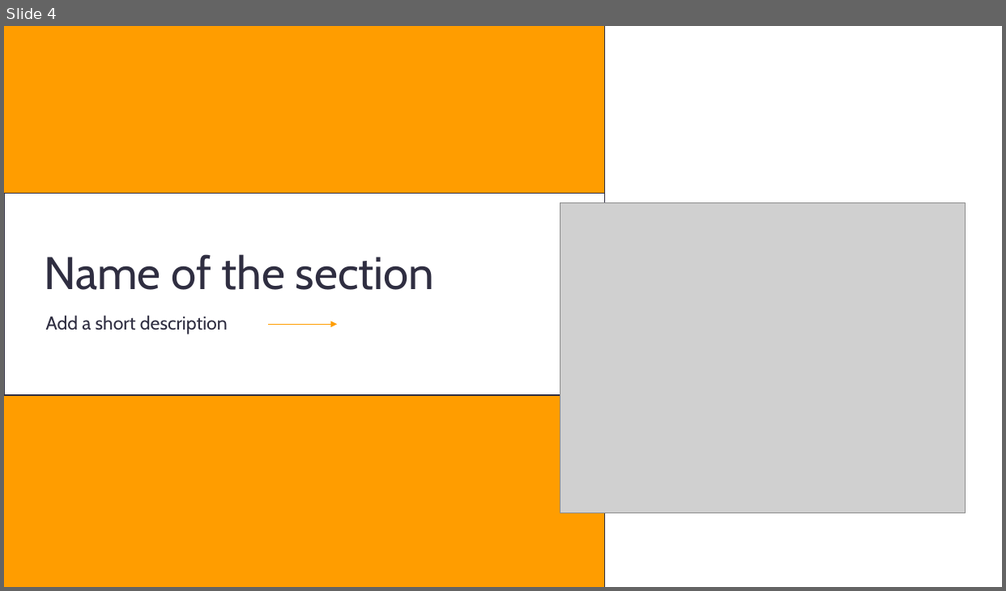
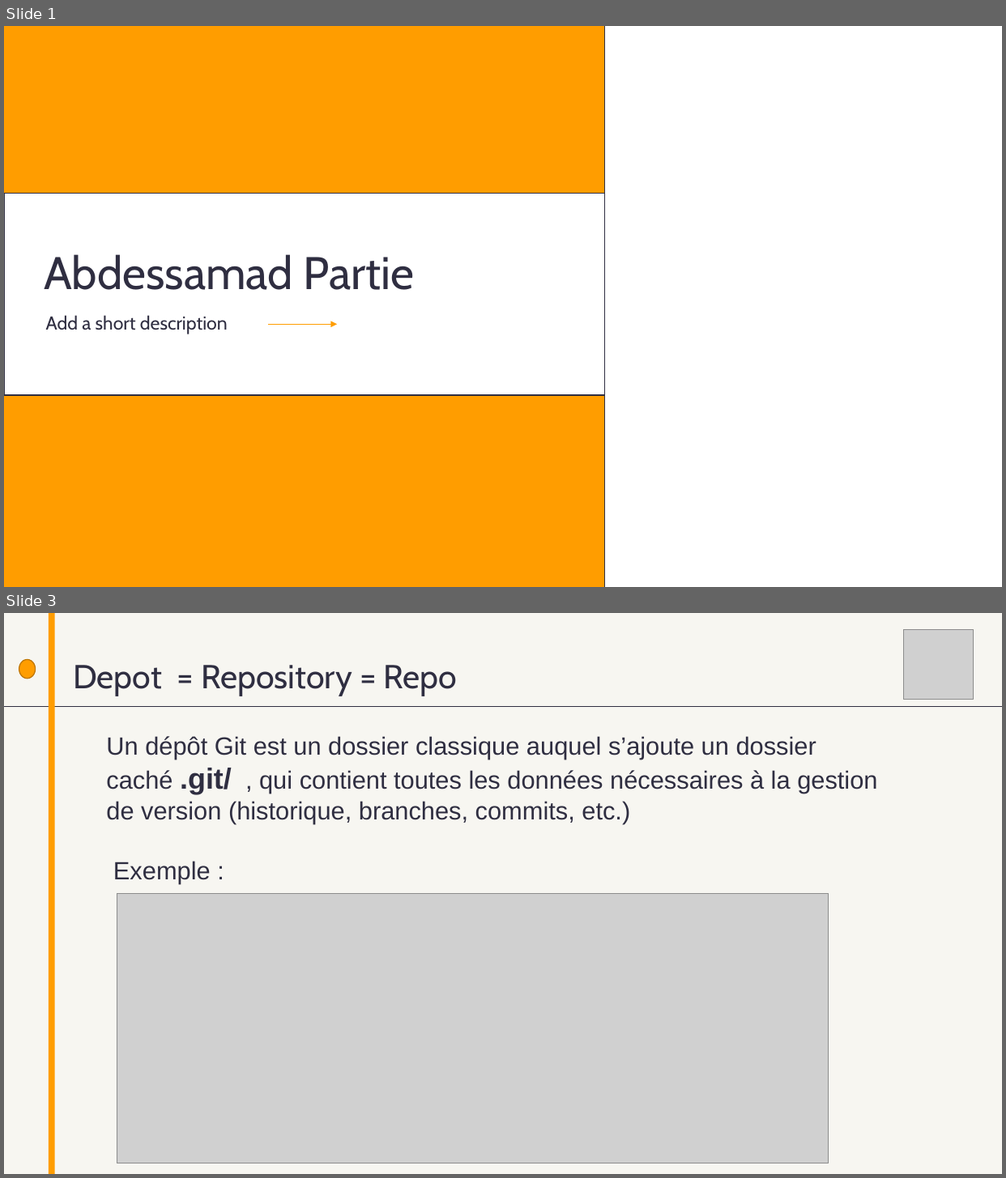
Before and after one commit to AbdessamadAbdaoui/Presentation_Git, a slide deck: presentation_Git.pptx. Shown one above the other, each under a label of ours: slide 4 before the commit, slides 1 and 3 after it; the slides between them are not shown. The pictures are 1006x591 and 1006x1178 pixels, drawn with LibreOffice and Linux fonts; fonts in the diff are those of the drawing; grey boxes stand for pictures. Boxes give left, top, right and bottom in pixels: in the first picture for what was removed or moved away, otherwise in the second. Text is boxed around its words. In the diff, an @@ line names an element or a change of style, - is before the commit and + after.

```diff
--- a/presentation_Git.pptx
+++ b/presentation_Git.pptx
@@ slide 3 added at (x1=4, y1=613, x2=1002, y2=1174), background #F7F6F1 @@
@@ rectangle added at (x1=49, y1=613, x2=55, y2=1174), fill #FF9D00 @@
@@ picture added at (x1=903, y1=629, x2=973, y2=699) @@
@@ ellipse added at (x1=19, y1=659, x2=36, y2=678), fill #FF9D00, outline #BF7600 1 pt @@
@@ text added at (x1=73, y1=665, x2=458, y2=696), 32 pt, text #2F2E41 @@
+Depot = Repository = Repo
@@ rectangle added at (x1=903, y1=684, x2=918, y2=687), fill #FF9D00 @@
@@ line added from (4, 707) to (1002, 707), #2F2E41 1 pt @@
@@ text added at (x1=106, y1=736, x2=877, y2=884), 24 pt, text #2F2E41 @@
+Un dépôt Git est un dossier classique auquel s’ajoute un dossier caché .git/ , qui contient toutes les données nécessaires à la gestion de version (historique, branches, commits, etc.)
+Exemple :
@@ picture added at (x1=117, y1=894, x2=829, y2=1164) @@
@@ what was slide 4 is now slide 1 @@
@@ slide 1 changed as well @@
@@ picture removed at (x1=560, y1=203, x2=965, y2=514) @@
@@ text at (x1=44, y1=254, x2=415, y2=290): text changed @@
-Name of the section
+Abdessamad Partie
```
Also in this commit, not shown: 1 other slide changed, 27 other slides added, 2 slides removed.
